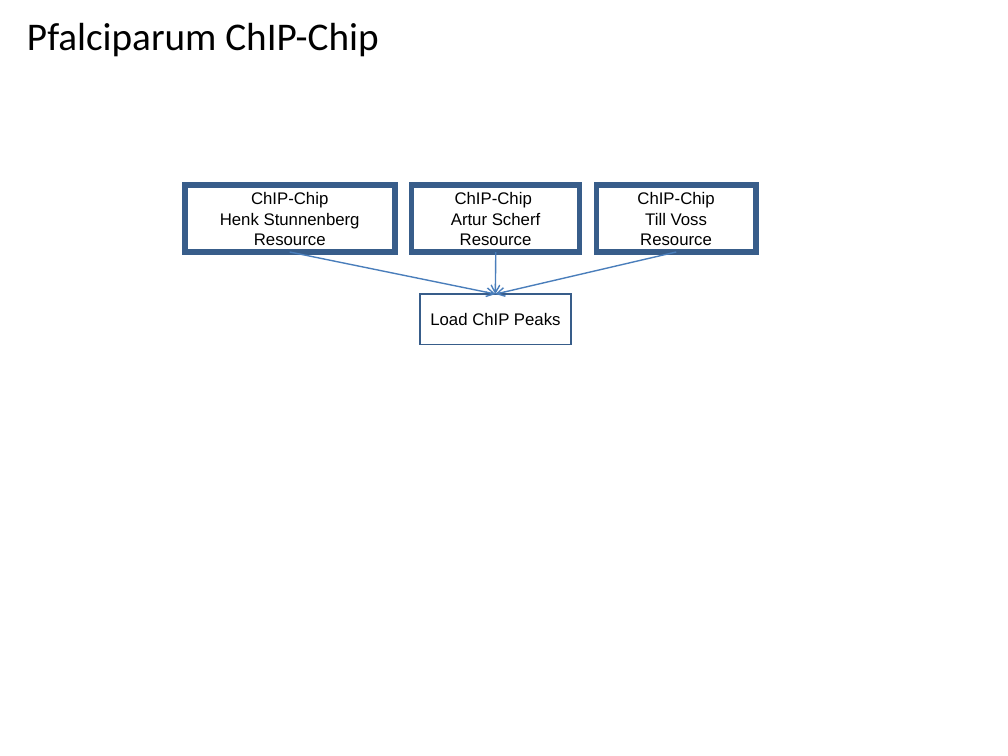
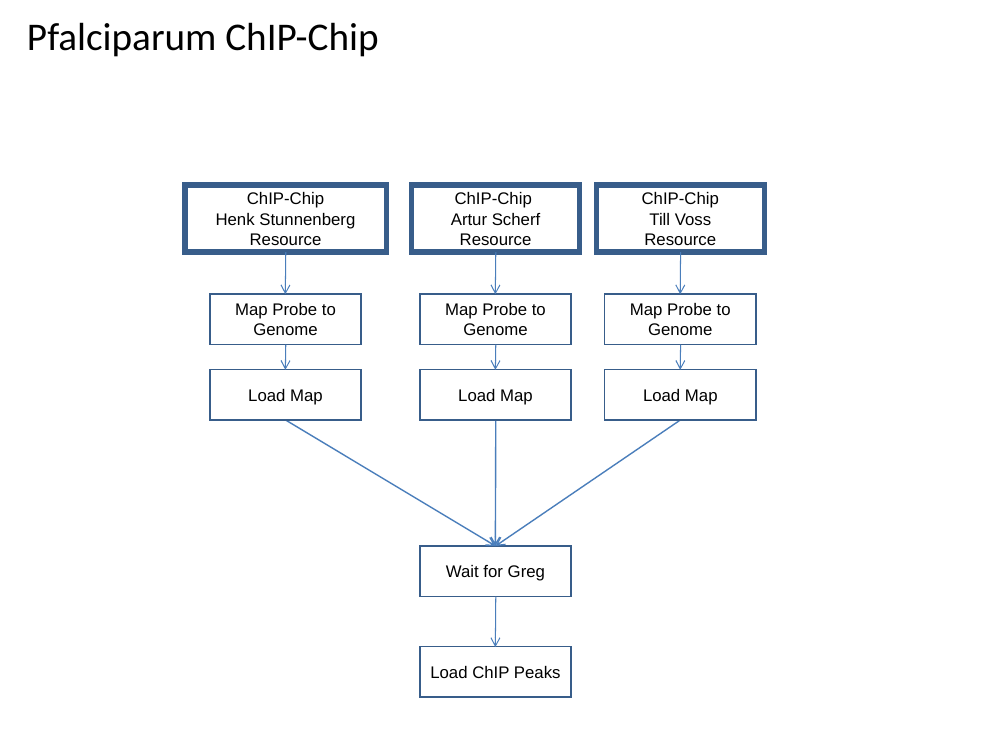
Before and after one commit to VEuPathDB/ApiCommonWorkflow, a slide deck: slide 12 of Main/doc/IntegratedWorkflow.ppt. Drawn at 1008x756 pixels with LibreOffice and Linux fonts; fonts in the diff are those of the drawing. Boxes give left, top, right and bottom in pixels: in the first picture for what was removed or moved away, otherwise in the second. Text is boxed around its words. In the diff, an @@ line names an element or a change of style, - is before the commit and + after.

```diff
--- a/Main/doc/IntegratedWorkflow.ppt
+++ b/Main/doc/IntegratedWorkflow.ppt
@@ rectangle "ChIP-Chip" resized from (x1=184, y1=184, x2=394, y2=252) to (x1=184, y1=184, x2=386, y2=252) @@
@@ rectangle "ChIP-Chip" resized from (x1=597, y1=184, x2=756, y2=252) to (x1=597, y1=184, x2=765, y2=252) @@
@@ arrow added from (286, 252) to (285, 294), #4A7EBB 0.74 pt @@
@@ arrow removed from (289, 252) to (496, 294) @@
@@ arrow (496, 252) - (495, 294): stroke #4A7EBB 0.99 pt to #4A7EBB 0.74 pt @@
@@ arrow removed from (676, 252) to (496, 294) @@
@@ arrow added from (680, 252) to (680, 294), #4A7EBB 0.74 pt @@
@@ rectangle added at (x1=210, y1=294, x2=361, y2=345), outline #385D8A 0.99 pt, 12 pt, text #000000 @@
+Map Probe to Genome
@@ rectangle added at (x1=420, y1=294, x2=572, y2=345), outline #385D8A 0.99 pt, 12 pt, text #000000 @@
+Map Probe to Genome
@@ rectangle added at (x1=605, y1=294, x2=756, y2=345), outline #385D8A 0.99 pt, 12 pt, text #000000 @@
+Map Probe to Genome
@@ arrow added from (286, 345) to (285, 370), #4A7EBB 0.74 pt @@
@@ arrow added from (496, 345) to (495, 370), #4A7EBB 0.74 pt @@
@@ arrow added from (680, 345) to (680, 370), #4A7EBB 0.74 pt @@
@@ rectangle added at (x1=210, y1=370, x2=361, y2=420), outline #385D8A 0.99 pt, 12 pt, text #000000 @@
+Load Map
@@ rectangle added at (x1=420, y1=370, x2=572, y2=420), outline #385D8A 0.99 pt, 12 pt, text #000000 @@
+Load Map
@@ rectangle added at (x1=605, y1=370, x2=756, y2=420), outline #385D8A 0.99 pt, 12 pt, text #000000 @@
+Load Map
@@ arrow added from (285, 420) to (496, 546), #4A7EBB 0.99 pt @@
@@ arrow added from (496, 420) to (495, 546), #4A7EBB 0.99 pt @@
@@ arrow added from (680, 420) to (496, 546), #4A7EBB 0.99 pt @@
@@ rectangle added at (x1=420, y1=546, x2=572, y2=597), outline #385D8A 0.99 pt, 12 pt, text #000000 @@
+Wait for Greg
@@ arrow added from (496, 597) to (495, 647), #4A7EBB 0.74 pt @@
@@ rectangle "Load ChIP Peaks" moved from (x1=420, y1=294, x2=572, y2=345) to (x1=420, y1=647, x2=572, y2=698) @@
```
Also in this commit, not shown: 8 other slides changed, 1 slide added, 2 slides removed.
